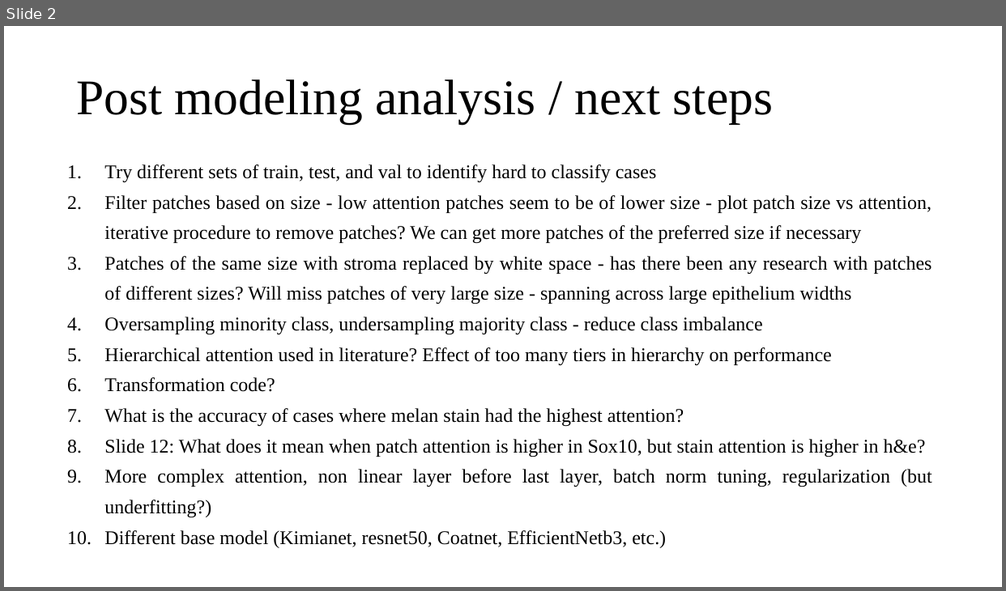
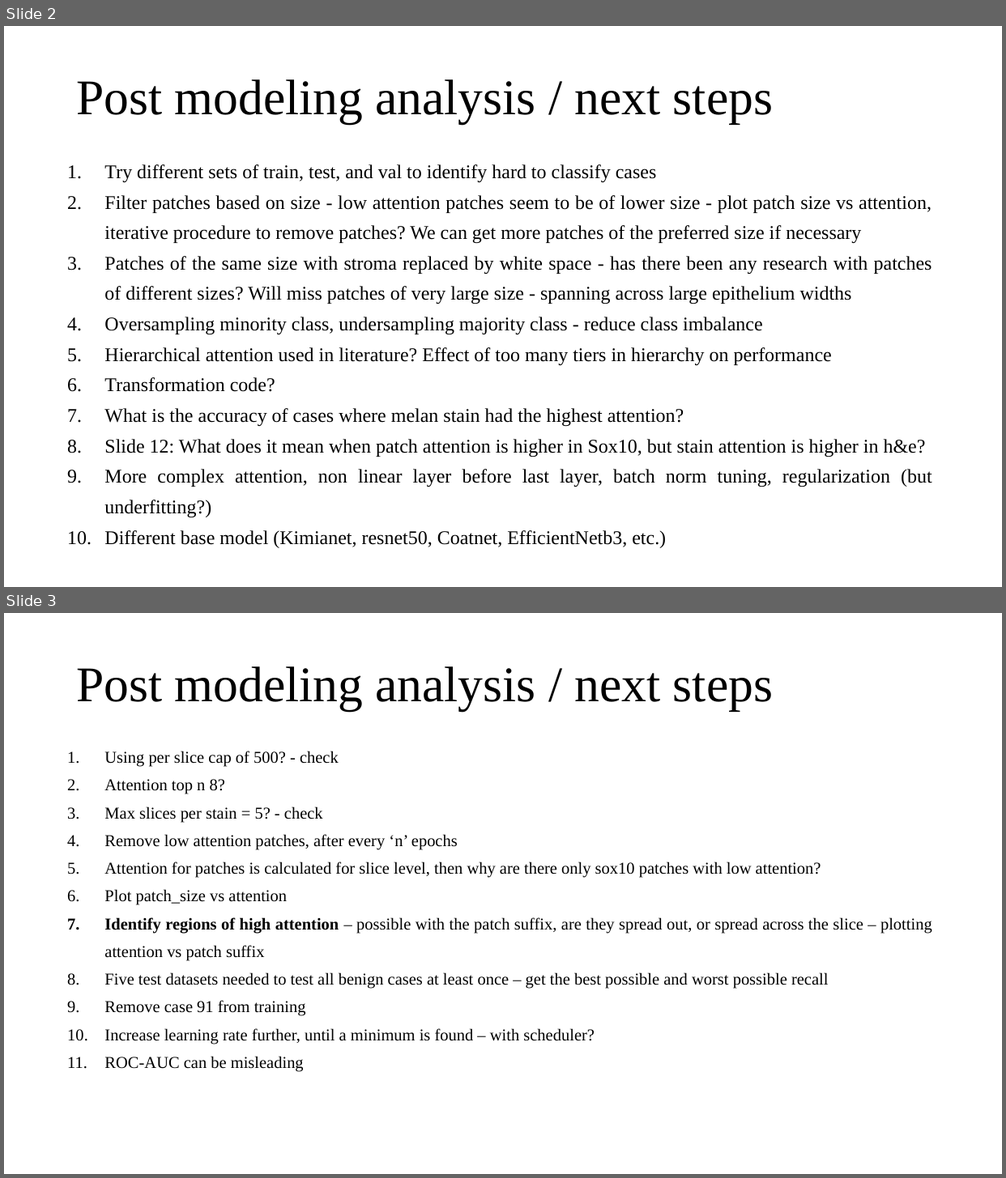
Before and after one commit to arvindkrishna87/STAT390_CMIL_Fall2025, a slide deck: Presentations/MIL/CMIL_classification_model_analysis_next_steps.pptx. Shown one above the other, each under a label of ours: slide 2 before the commit, slides 2 and 3 after it. The pictures are 1006x591 and 1006x1178 pixels, drawn with LibreOffice and Linux fonts; fonts in the diff are those of the drawing; background and template pictures are left out. Boxes give left, top, right and bottom in pixels: in the first picture for what was removed or moved away, otherwise in the second. Text is boxed around its words. In the diff, an @@ line names an element or a change of style, - is before the commit and + after.

```diff
--- a/Presentations/MIL/CMIL_classification_model_analysis_next_steps.pptx
+++ b/Presentations/MIL/CMIL_classification_model_analysis_next_steps.pptx
@@ slide 3 added at (x1=4, y1=613, x2=1002, y2=1174), background picture (left out) @@
@@ title added at (x1=76, y1=666, x2=773, y2=710), 36 pt, text #000000 @@
+Post modeling analysis / next steps
@@ text added at (x1=104, y1=751, x2=932, y2=1072), 12 pt, text #000000 @@
+1. Using per slice cap of 500? - check
+2. Attention top n 8?
+3. Max slices per stain = 5? - check
+4. Remove low attention patches, after every ‘n’ epochs
+5. Attention for patches is calculated for slice level, then why are there only sox10 patches with low attention?
+6. Plot patch_size vs attention
+7. Identify regions of high attention – possible with the patch suffix, are they spread out, or spread across the slice – plotting attention vs patch suffix
+8. Five test datasets needed to test all benign cases at least once – get the best possible and worst possible recall
+9. Remove case 91 from training
+10. Increase learning rate further, until a minimum is found – with scheduler?
+11. ROC-AUC can be misleading
@@ page number added at (x1=719, y1=1133, x2=952, y2=1163), 12 pt, text #FFFFFF @@
+2
```
Also in this commit, not shown: 3 other slides added.
